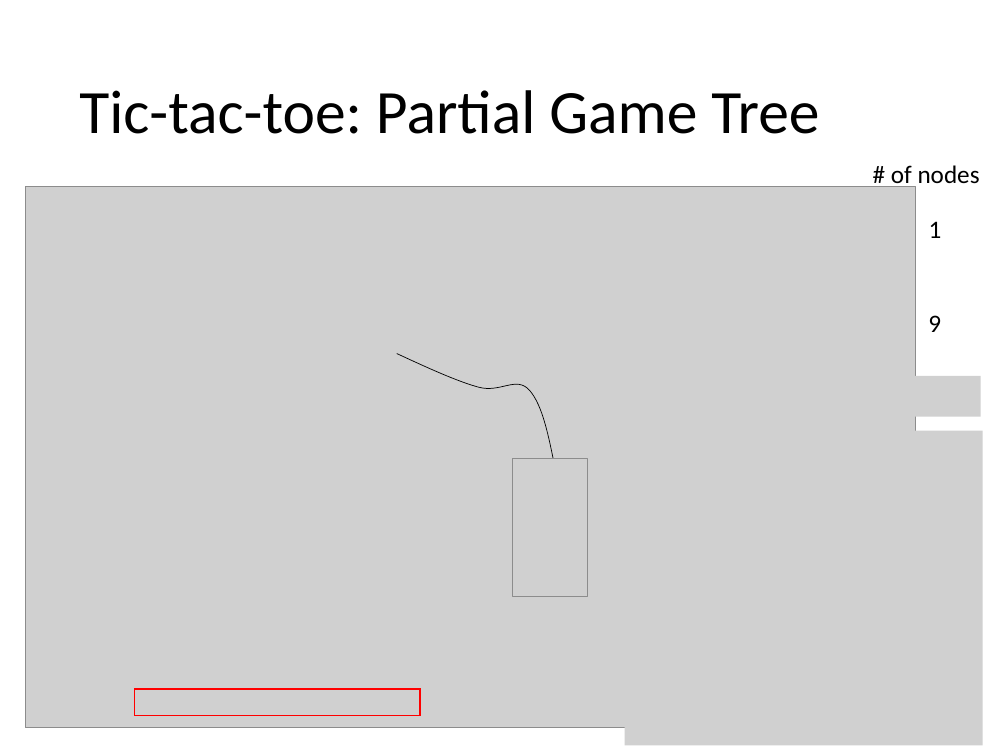
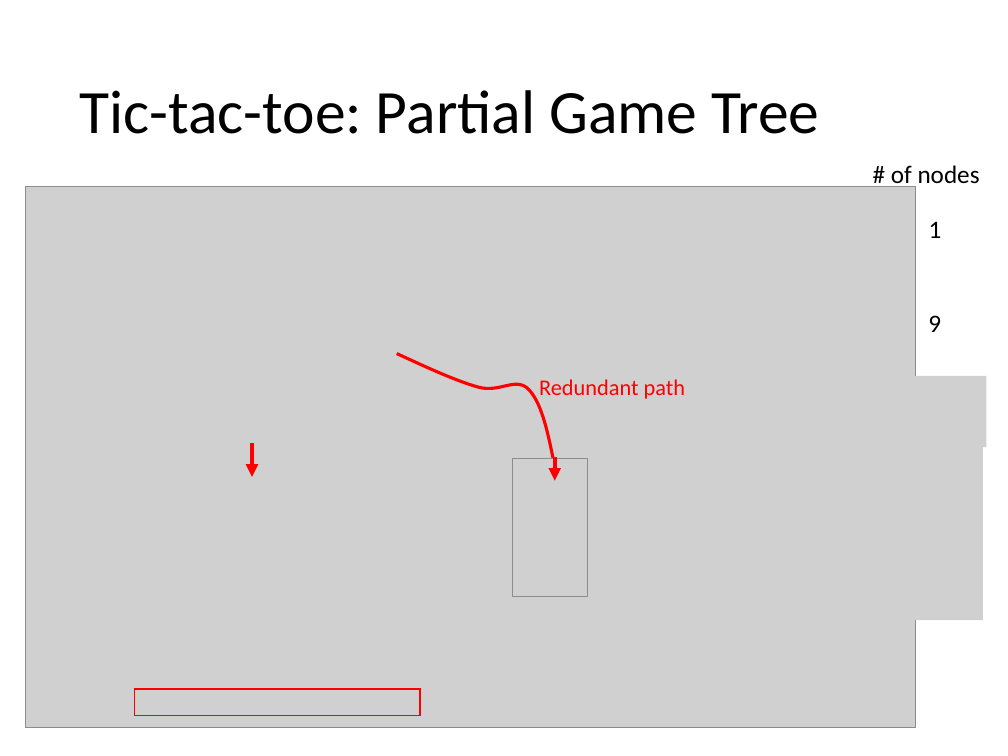
Before and after one commit to mhahsler/CS7320-AI, a slide deck: slide 5 of slides/05_games.pptx. Drawn at 1008x756 pixels with LibreOffice and Linux fonts; fonts in the diff are those of the drawing; grey boxes stand for pictures. Boxes give left, top, right and bottom in pixels: in the first picture for what was removed or moved away, otherwise in the second. Text is boxed around its words. In the diff, an @@ line names an element or a change of style, - is before the commit and + after.

Commit message:
improved game tree size calcualtion.

```diff
--- a/slides/05_games.pptx
+++ b/slides/05_games.pptx
@@ freeform shape at bbox=[397, 354, 557, 477]: outline #000000 0.5 pt to #FF0000 2.25 pt @@
@@ text added at bbox=[539, 379, 685, 399], 16 pt, text #FF0000 @@
+Redundant path
@@ picture: place and size @@
-picture at bbox=[897, 376, 981, 416]
+picture at bbox=[897, 376, 987, 448]
@@ arrow added from (252, 444) to (252, 477), #FF0000 3 pt @@
@@ picture: place and size @@
-picture at bbox=[625, 430, 983, 745]
+picture at bbox=[601, 420, 984, 621]
@@ arrow added from (554, 458) to (554, 481), #FF0000 3 pt @@
```
Also in this commit, not shown: 2 other files.
